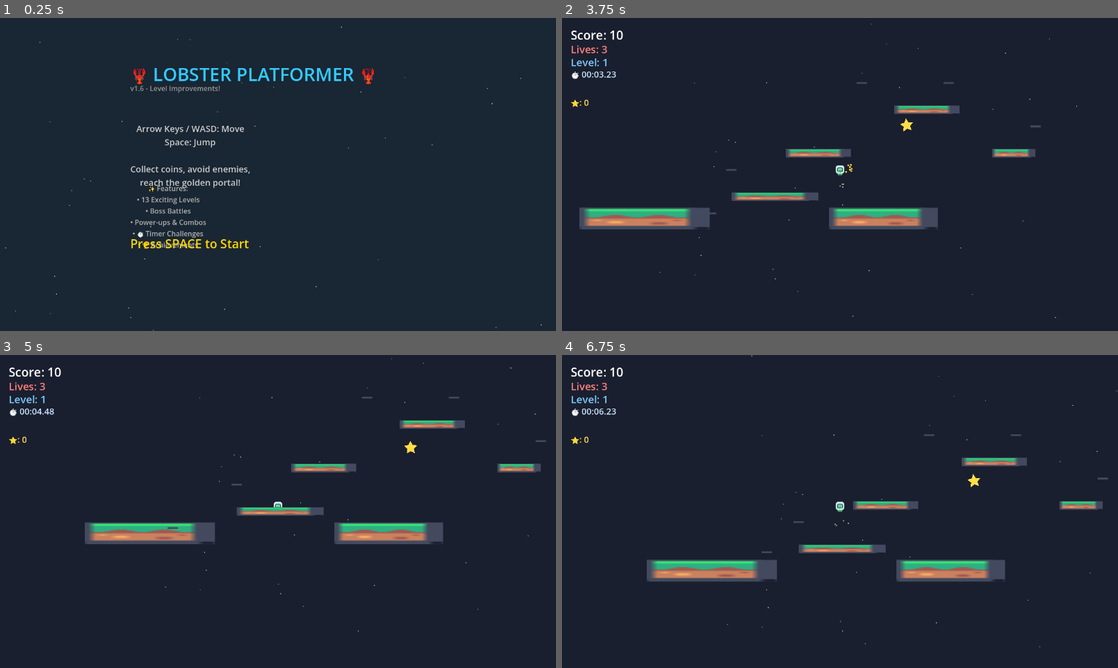
Above: before the commit, frames 1-4 (two rows, left to right).
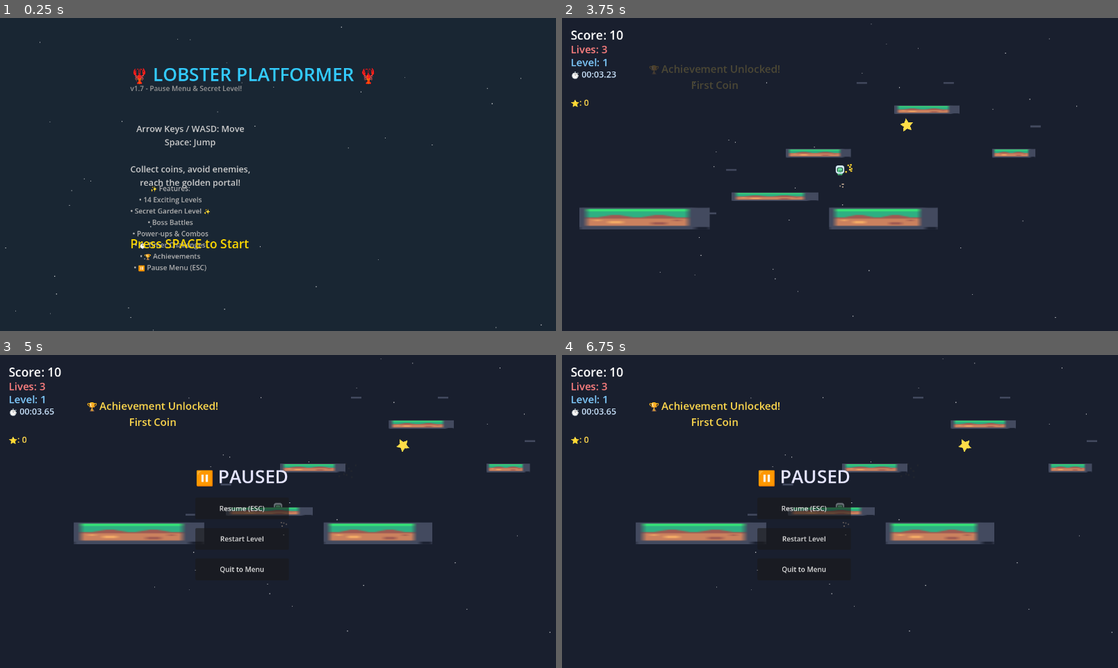
Above: after the commit, the same moments.

Repository: LungTakumi/ClawPlatformer
Game: Godot game, scene res://main.tscn
Same seed, same stepped clock (60 frames per second), same inputs: the game is played once before the commit and once after it.
Inputs (mouse positions are in pixels of both pictures, inside the frame that each line leads up to):
- Up to frame 1 (0.25 s): no input
- Up to frame 2 (3.75 s): tap Space (jump) at 0.5, 0.77, 3.5 s; move the mouse to (962, 158) at 0.52 s; hold Right (move_right) 0.53-1.25 s; tap B at 0.6 s; click (962, 158) at 0.67 s; drag from (728, 190) to (906, 312) at 1.27 s; move the mouse to (895, 105) at 2.02 s; hold Right (move_right) 2.03-2.75 s; tap E at 2.1 s; drag from (812, 237) to (923, 64) at 2.77 s; move the mouse to (1006, 221) at 3.52 s; hold Left (move_left) from 3.53 s (still down); tap G at 3.6 s
- Up to frame 3 (5 s): tap Space (jump) at 3.77 s; tap Tab (pause, bound only after the commit) at 4.15 s; release Left (move_left) at 4.25 s; drag from (111, 464) to (539, 445) at 4.27 s
- Up to frame 4 (6.75 s): move the mouse to (867, 511) at 5.02 s; hold S 5.03-5.75 s; tap I at 5.1 s; click (867, 511) at 5.17 s; tap Enter at 5.75 s; drag from (756, 433) to (928, 401) at 5.77 s; tap Space (jump) at 6.5 s; move the mouse to (962, 495) at 6.52 s; hold W from 6.53 s (still down); tap K at 6.6 s

The runs differ from the first frame. In frame 1, 1.1% of the frame differs, in the area x 23-44%, y 21-82%; in frame 2, 0.3%; in frame 3, 3.6%; in frame 4, 9.6%, in the area x 6-100%, y 0-94%.
Error before the commit: Invalid access to property or key 'released' on a base object of type 'Button'. (res://main.gd:1039)
Error after the commit: Invalid access to property or key 'released' on a base object of type 'Button'. (res://main.gd:1168)

Commit message:
v1.7 - Add pause menu, secret level, and bug fixes
- Add pause menu (ESC/P key)
- Add Secret Garden level (14th level)
- Add First Coin achievement fix
- Update version to v1.7

Diff:
--- a/coin.gd
+++ b/coin.gd
@@ -31,6 +31,8 @@
 		if game and game.has_method("update_achievement_progress"):
 			game.update_achievement_progress("coin_collector",
 				game.achievements["coin_collector"].get("progress", 0) + 1)
+			# 🏆 First coin achievement
+			game.unlock_achievement("first_coin")
 
 func spawn_particles():
 	# Create particle burst effect using small ColorRects
--- a/main.gd
+++ b/main.gd
@@ -40,6 +40,7 @@
 }
 var boss_damage_taken = false
 var level_deaths = 0
+var is_paused = false  # ⏸️ Pause state
 
 func screen_shake_intensity(amount):
 	screen_shake = amount
@@ -424,6 +425,42 @@
 			{"x": 700, "y": 250, "type": "boss", "hp": 5}
 		],
 		"goal": {"x": 1250, "y": 500}
+	},
+	# Secret Level - Unlockable!
+	{
+		"name": "Secret Garden",
+		"bg_color": Color(0.05, 0.2, 0.15),
+		"is_secret": true,
+		"platforms": [
+			{"x": 50, "y": 500, "w": 120, "h": 30},
+			{"x": 200, "y": 420, "w": 80, "h": 20},
+			{"x": 320, "y": 350, "w": 80, "h": 20},
+			{"x": 450, "y": 420, "w": 80, "h": 20},
+			{"x": 580, "y": 350, "w": 80, "h": 20},
+			{"x": 700, "y": 280, "w": 100, "h": 20},
+			{"x": 850, "y": 350, "w": 80, "h": 20},
+			{"x": 980, "y": 280, "w": 80, "h": 20},
+			{"x": 1100, "y": 350, "w": 150, "h": 20}
+		],
+		"coins": [
+			{"x": 80, "y": 430}, {"x": 150, "y": 400},
+			{"x": 220, "y": 350}, {"x": 290, "y": 280},
+			{"x": 350, "y": 350}, {"x": 420, "y": 280},
+			{"x": 500, "y": 350}, {"x": 580, "y": 280},
+			{"x": 650, "y": 210}, {"x": 720, "y": 210},
+			{"x": 800, "y": 280}, {"x": 870, "y": 280},
+			{"x": 940, "y": 210}, {"x": 1010, "y": 210},
+			{"x": 1150, "y": 290}
+		],
+		"stars": [
+			{"x": 350, "y": 180}, {"x": 720, "y": 150}, {"x": 1010, "y": 150}
+		],
+		"enemies": [
+			{"x": 300, "y": 310, "min_x": 260, "max_x": 380},
+			{"x": 600, "y": 310, "min_x": 540, "max_x": 620},
+			{"x": 900, "y": 240, "min_x": 850, "max_x": 980}
+		],
+		"goal": {"x": 1200, "y": 300}
 	}
 ]
 
@@ -485,6 +522,13 @@
 					star.position.x -= 1400
 
 func _process(delta):
+	# ⏸️ Handle pause
+	if Input.is_action_just_pressed("pause"):
+		toggle_pause()
+
+	if is_paused:
+		return
+
 	if game_started and player:
 		update_stars_parallax()
 		# Update combo timer
@@ -528,7 +572,7 @@
 
 	# Version info
 	var version = Label.new()
-	version.text = "v1.6 - Level Improvements!"
+	version.text = "v1.7 - Pause Menu & Secret Level!"
 	version.horizontal_alignment = HORIZONTAL_ALIGNMENT_CENTER
 	version.position = Vector2(300, 150)
 	version.add_theme_font_size_override("font_size", 16)
@@ -555,7 +599,7 @@
 
 	# Features list
 	var features = Label.new()
-	features.text = "✨ Features:\n• 13 Exciting Levels\n• Boss Battles\n• Power-ups & Combos\n• ⏱️ Timer Challenges\n• 🏆 Achievements"
+	features.text = "✨ Features:\n• 14 Exciting Levels\n• Secret Garden Level ✨\n• Boss Battles\n• Power-ups & Combos\n• ⏱️ Timer Challenges\n• 🏆 Achievements\n• ⏸️ Pause Menu (ESC)"
 	features.horizontal_alignment = HORIZONTAL_ALIGNMENT_CENTER
 	features.position = Vector2(300, 380)
 	features.add_theme_font_size_override("font_size", 16)
@@ -584,6 +628,91 @@
 	start.add_theme_font_size_override("font_size", 28)
 	start.add_theme_color_override("font_color", Color(1, 0.85, 0))
 	canvas.add_child(start)
+
+func toggle_pause():
+	if not game_started:
+		return
+
+	is_paused = !is_paused
+
+	var ui = get_tree().get_first_node_in_group("ui")
+
+	if is_paused:
+		# Show pause menu
+		show_pause_menu()
+		get_tree().paused = true
+	else:
+		# Hide pause menu
+		hide_pause_menu()
+		get_tree().paused = false
+
+func show_pause_menu():
+	var ui = get_tree().get_first_node_in_group("ui")
+	if not ui:
+		return
+
+	# Remove existing pause menu if any
+	var existing = ui.get_node_or_null("PauseMenu")
+	if existing:
+		existing.queue_free()
+
+	var pause_menu = VBoxContainer.new()
+	pause_menu.name = "PauseMenu"
+	pause_menu.position = Vector2(450, 250)
+	pause_menu.add_theme_constant_override("separation", 20)
+	ui.add_child(pause_menu)
+
+	# Pause title
+	var title = Label.new()
+	title.text = "⏸️ PAUSED"
+	title.horizontal_alignment = HORIZONTAL_ALIGNMENT_CENTER
+	title.add_theme_font_size_override("font_size", 42)
+	title.add_theme_color_override("font_color", Color(0.9, 0.9, 1))
+	pause_menu.add_child(title)
+
+	# Resume button
+	var resume_btn = Button.new()
+	resume_btn.text = "Resume (ESC)"
+	resume_btn.custom_minimum_size = Vector2(200, 50)
+	resume_btn.pressed.connect(func(): toggle_pause())
+	pause_menu.add_child(resume_btn)
+
+	# Restart button
+	var restart_btn = Button.new()
+	restart_btn.text = "Restart Level"
+	restart_btn.custom_minimum_size = Vector2(200, 50)
+	restart_btn.pressed.connect(func(): restart_current_level())
+	pause_menu.add_child(restart_btn)
+
+	# Quit button
+	var quit_btn = Button.new()
+	quit_btn.text = "Quit to Menu"
+	quit_btn.custom_minimum_size = Vector2(200, 50)
+	quit_btn.pressed.connect(func(): quit_to_menu())
+	pause_menu.add_child(quit_btn)
+
+func hide_pause_menu():
+	var ui = get_tree().get_first_node_in_group("ui")
+	if ui:
+		var pause_menu = ui.get_node_or_null("PauseMenu")
+		if pause_menu:
+			pause_menu.queue_free()
+
+func restart_current_level():
+	is_paused = false
+	get_tree().paused = false
+	hide_pause_menu()
+	# Reset current level
+	score = max(0, score - 50)  # Penalty for restarting
+	lives = 3  # Reset lives
+	setup_level(current_level)
+
+func quit_to_menu():
+	is_paused = false
+	get_tree().paused = false
+	hide_pause_menu()
+	game_started = false
+	show_start_screen()
 
 func clear_level():
 	for p in platforms:
--- a/project.godot
+++ b/project.godot
@@ -46,6 +46,12 @@
 , Object(InputEventKey,"resource_local_to_scene":false,"resource_name":"","device":-1,"window_id":0,"alt_pressed":false …(186 unchanged characters)…
 ]
 }
+pause={
+"deadzone": 0.5,
+"events": [Object(InputEventKey,"resource_local_to_scene":false,"resource_name":"","device":-1,"window_id":0,"alt_pressed":false,"shift_pressed":false,"ctrl_pressed":false,"meta_pressed":false,"pressed":false,"keycode":0,"physical_keycode":4194306,"key_label":0,"unicode":0,"location":0,"echo":false,"script":null)
+, Object(InputEventKey,"resource_local_to_scene":false,"resource_name":"","device":-1,"window_id":0,"alt_pressed":false,"shift_pressed":false,"ctrl_pressed":false,"meta_pressed":false,"pressed":false,"keycode":0,"physical_keycode":80,"key_label":0,"unicode":112,"location":0,"echo":false,"script":null)
+]
+}
 
 [physics]
 
